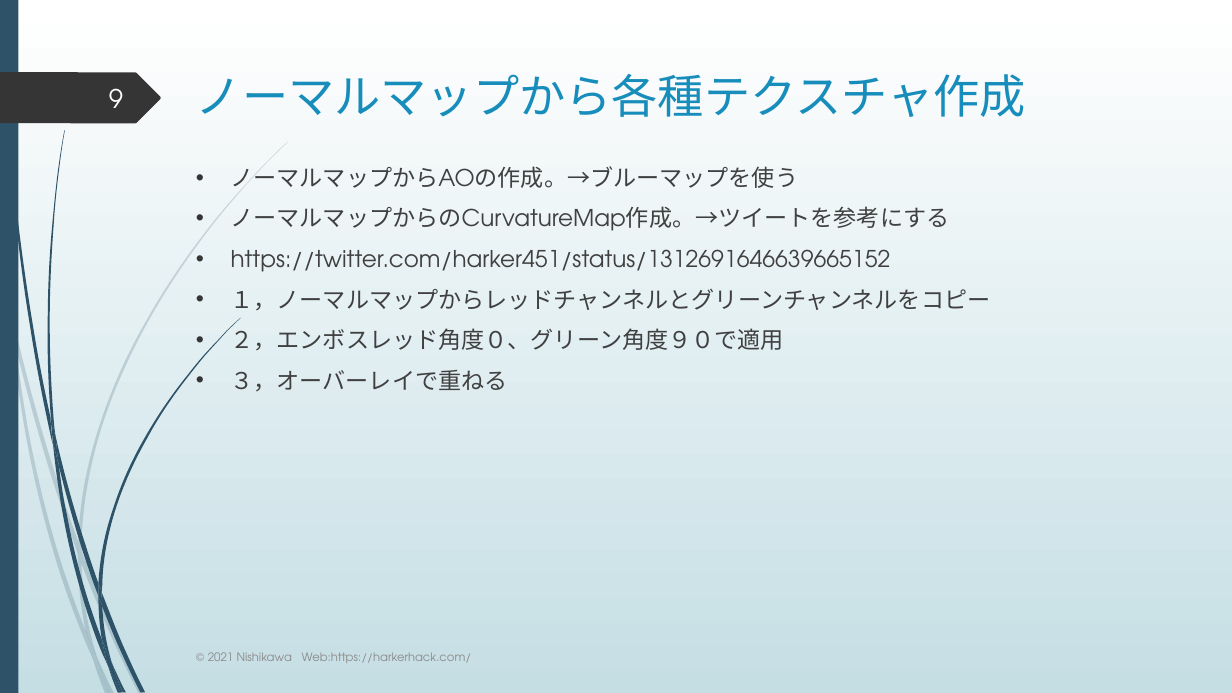
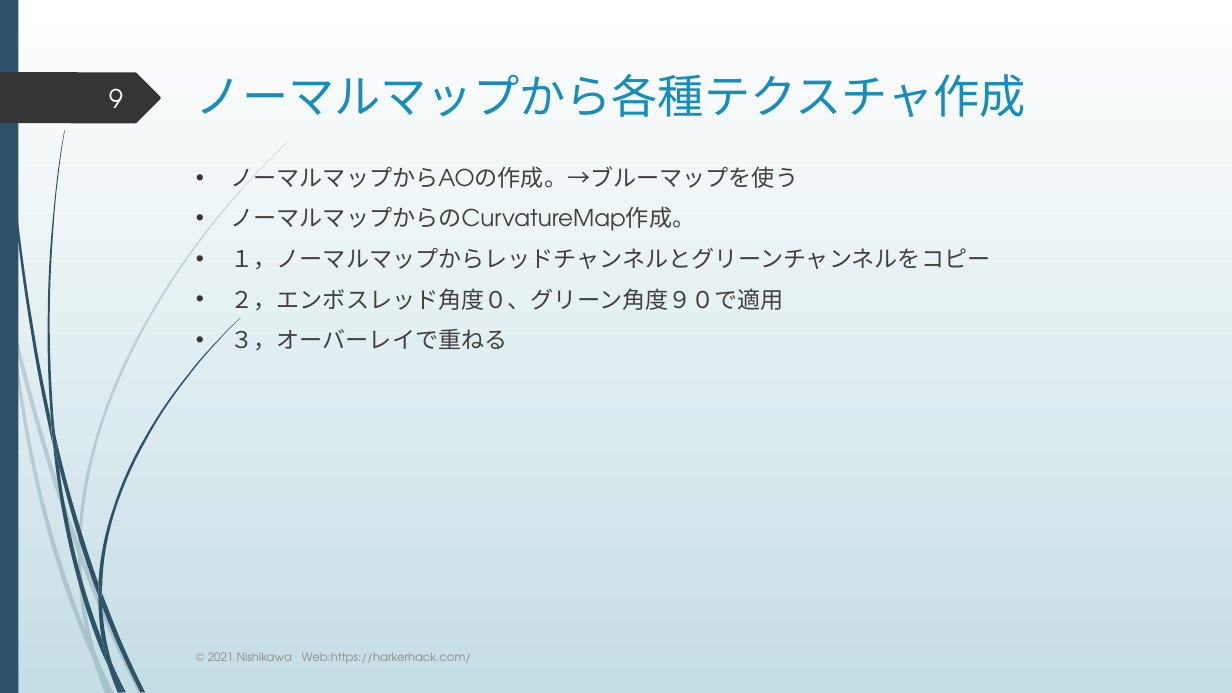
Before and after one commit to nineharker/lecturer, a slide deck: slide 9 of Mayaオペレーション１/第8回ナイフ制作.pptx. Drawn at 1232x693 pixels with LibreOffice and Linux fonts; fonts in the diff are those of the drawing. Boxes give left, top, right and bottom in pixels: in the first picture for what was removed or moved away, otherwise in the second. Text is boxed around its words. In the diff, an @@ line names an element or a change of style, - is before the commit and + after.

```diff
--- a/Mayaオペレーション１/第8回ナイフ制作.pptx
+++ b/Mayaオペレーション１/第8回ナイフ制作.pptx
@@ text at (231,206,696,231): text changed @@
-• ノーマルマップからのCurvatureMap作成。→ツイートを参考にする
-• https://twitter.com/harker451/status/1312691646639665152
+• ノーマルマップからのCurvatureMap作成。
```
Also in this commit, not shown: 59 other files.
